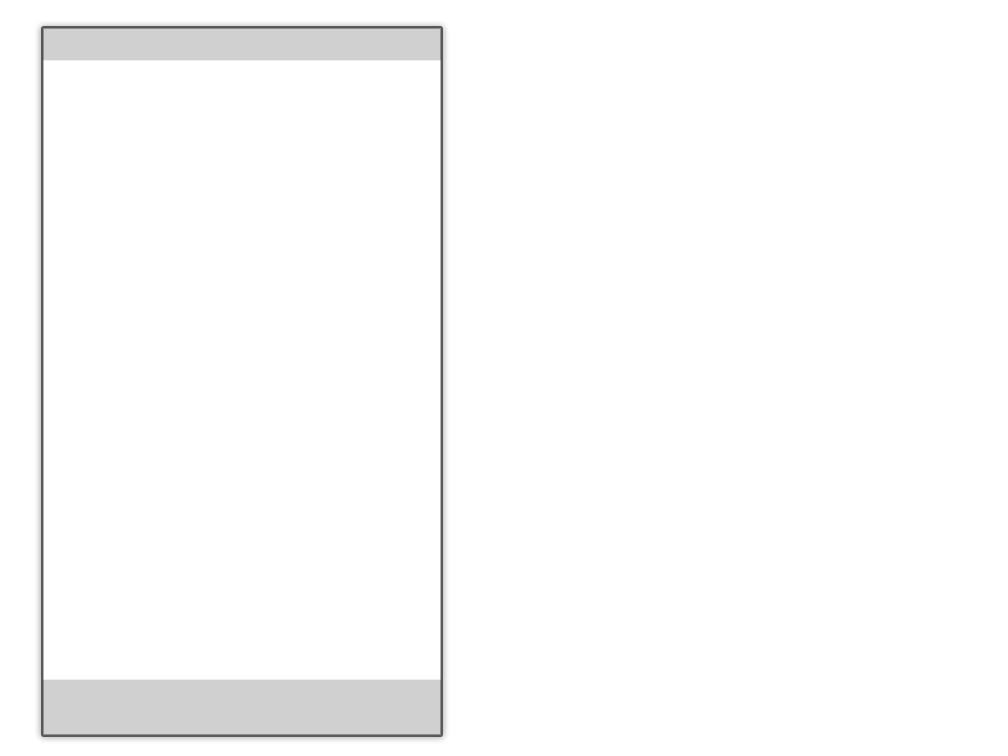
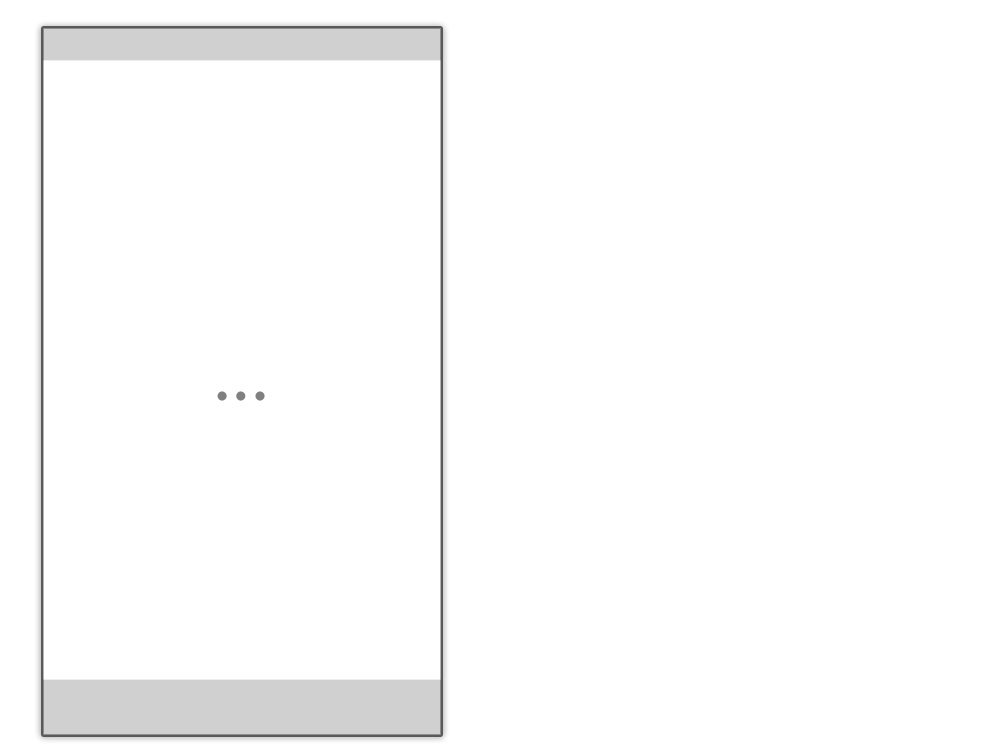
Before and after one commit to MoritzTheile/com.supeyou, a slide deck: slide 12 of com.supeyou.project/doc/SupeYou.pptx (slide 9 before the commit). Drawn at 1008x756 pixels with LibreOffice and Linux fonts; fonts in the diff are those of the drawing; grey boxes stand for pictures. Boxes give left, top, right and bottom in pixels: in the first picture for what was removed or moved away, otherwise in the second. Text is boxed around its words. In the diff, an @@ line names an element or a change of style, - is before the commit and + after.

```diff
--- a/com.supeyou.project/doc/SupeYou.pptx
+++ b/com.supeyou.project/doc/SupeYou.pptx
@@ text in rectangle at (43,60,440,679): text added @@
+…
```
Also in this commit, not shown: 5 other slides changed, 9 slides added, 2 slides removed.
